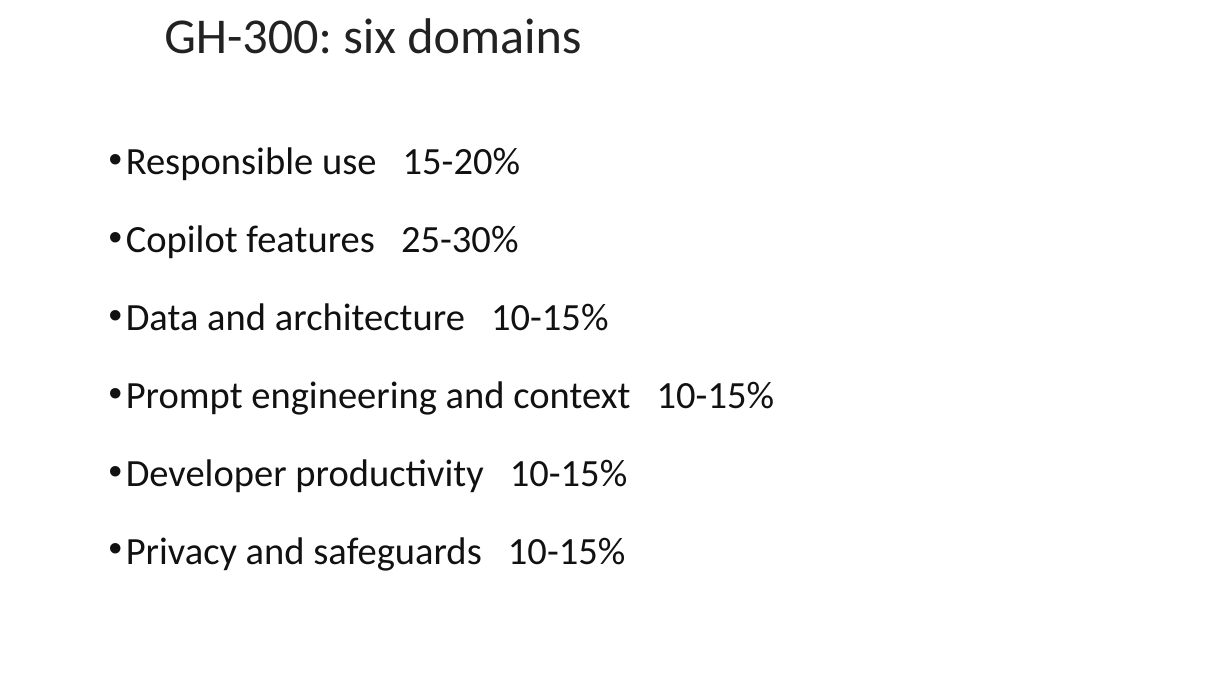
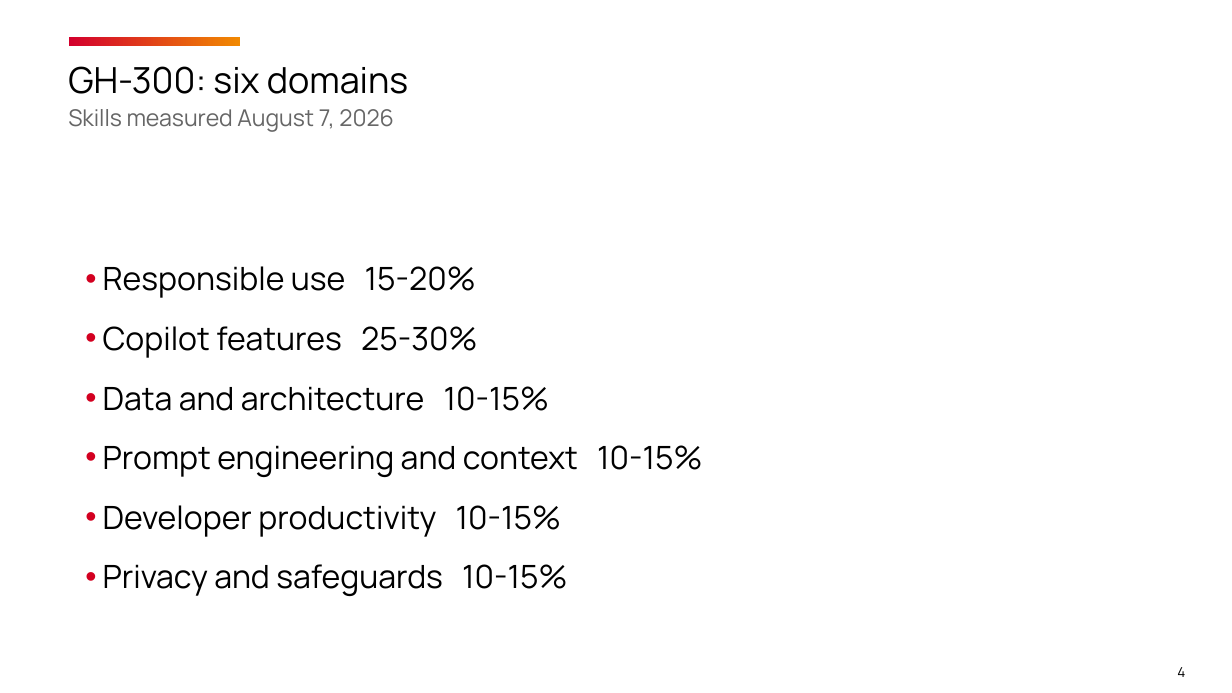
Before and after one commit to timothywarner-org/copilot-cert-prep, a slide deck: slide 4 of warner-github-cert-prep-september-2026.pptx. Drawn at 1232x693 pixels with LibreOffice and Linux fonts; fonts in the diff are those of the drawing; background and template pictures are left out. Boxes give left, top, right and bottom in pixels: in the first picture for what was removed or moved away, otherwise in the second. Text is boxed around its words. In the diff, an @@ line names an element or a change of style, - is before the commit and + after.

```diff
--- a/warner-github-cert-prep-september-2026.pptx
+++ b/warner-github-cert-prep-september-2026.pptx
@@ title "GH-300: six domains": place and size @@
-title "GH-300: six domains" at (164,18,581,54)
+title "GH-300: six domains" at (68,66,409,132)
@@ rectangle added at (70,36,241,46), fill gradient #D3002D to #F18901 @@
@@ title at (68,66,409,94): size 29.2 to 21 pt, font Calibri to Manrope, text colour #222222 to #000000 in "GH-300: six domains"; line spacing 1 to 1.08 @@
@@ title at (68,109,394,132): paragraph added @@
+Skills measured August 7, 2026
@@ text "Responsible use 15-20%": place and size @@
-text "Responsible use 15-20%" at (126,147,774,571)
+text "Responsible use 15-20%" at (103,266,702,596)
@@ text "Responsible use 15-20%" at (103,266,702,596): size 22.5 to 18.8 pt, font Calibri to Manrope, text colour #111111 to #000000; indent changed; line spacing 1 to 1.15; less space between paragraphs @@
@@ page number added at (1177,667,1185,677), 8 pt, text #000000 @@
+4
```
Also in this commit, not shown: 19 other slides changed, 8 slides added, 4 slides removed, 28 other files.
